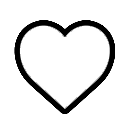
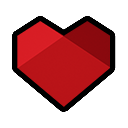
Comparing the layer stacks of the two 128x128 images. Changes:
added layer "icon_life_red" above "레이어 1" over 17, 21, 110, 107
hid "레이어 1" over 19, 25, 110, 109
